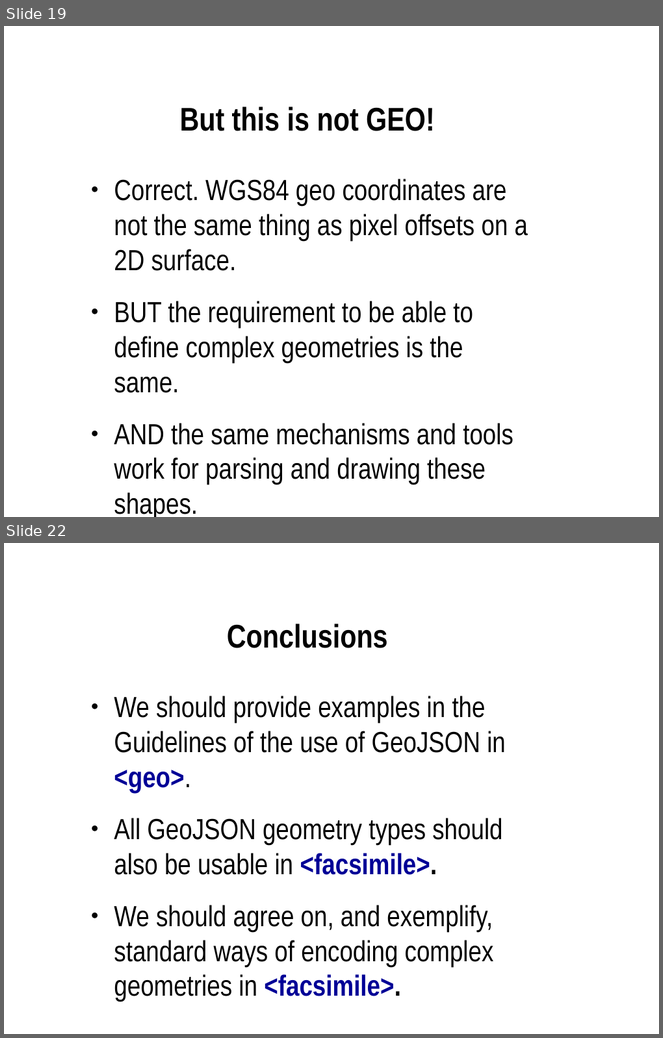
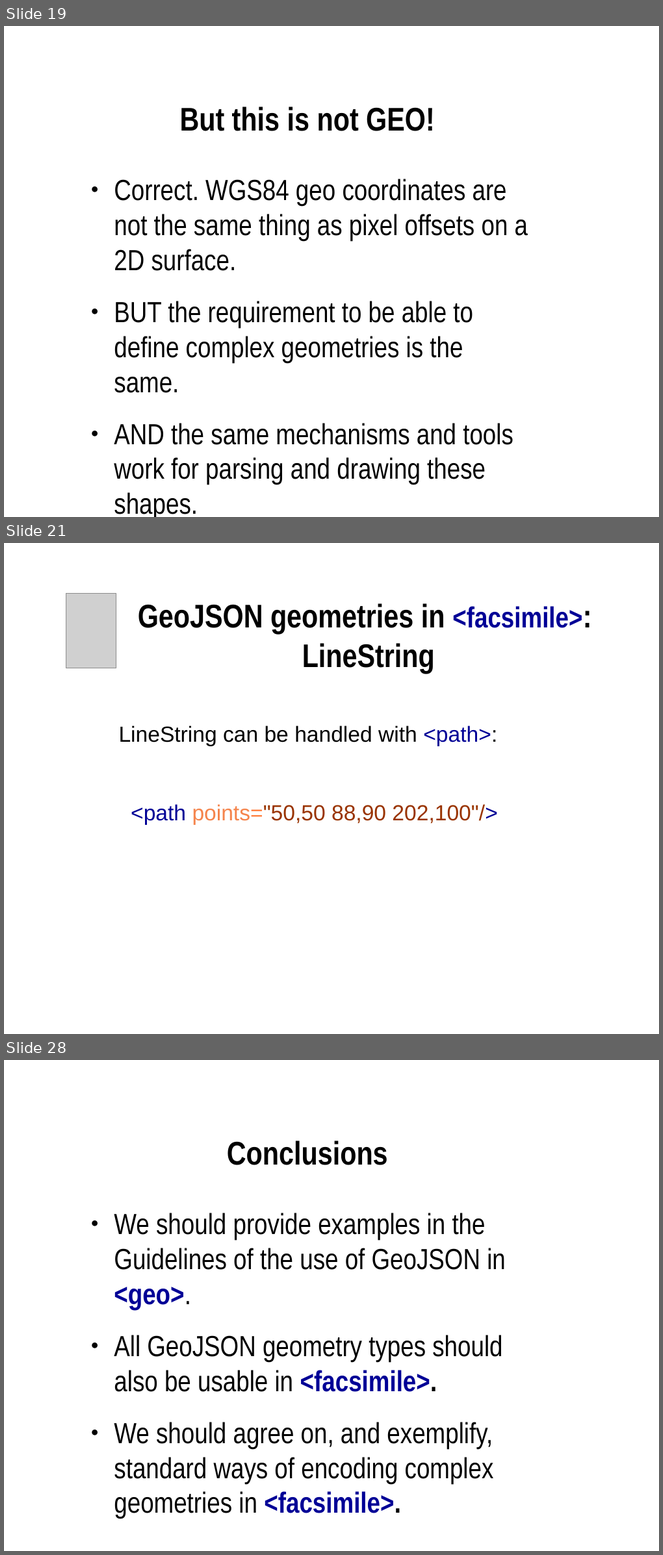
Before and after one commit to martindholmes/BreezeMap, a slide deck: presentations/geo_json_tei/geo_json_tei.odp. Shown one above the other, each under a label of ours: slides 19 and 22 before the commit, slides 19, 21 and 28 after it; the slides between them are not shown. The pictures are 663x1038 and 663x1555 pixels, drawn with LibreOffice and Linux fonts; fonts in the diff are those of the drawing; grey boxes stand for pictures. Boxes give left, top, right and bottom in pixels: in the first picture for what was removed or moved away, otherwise in the second. Text is boxed around its words. In the diff, an @@ line names an element or a change of style, - is before the commit and + after.

```diff
--- a/presentations/geo_json_tei/geo_json_tei.odp
+++ b/presentations/geo_json_tei/geo_json_tei.odp
@@ slide 21 added at (4, 543, 659, 1034), background #FFFFFF @@
@@ picture added at (66, 594, 116, 668) @@
@@ title added at (138, 603, 582, 674), 36 pt, text #000000, bold @@
+GeoJSON geometries in <facsimile>:
+LineString
@@ text added at (119, 726, 497, 825), 24 pt, text #000000 @@
+LineString can be handled with <path>:
+<path points="50,50 88,90 202,100"/>
@@ what was slide 22 is now slide 28 @@
```
Also in this commit, not shown: 6 other slides added, 1 slide removed.
